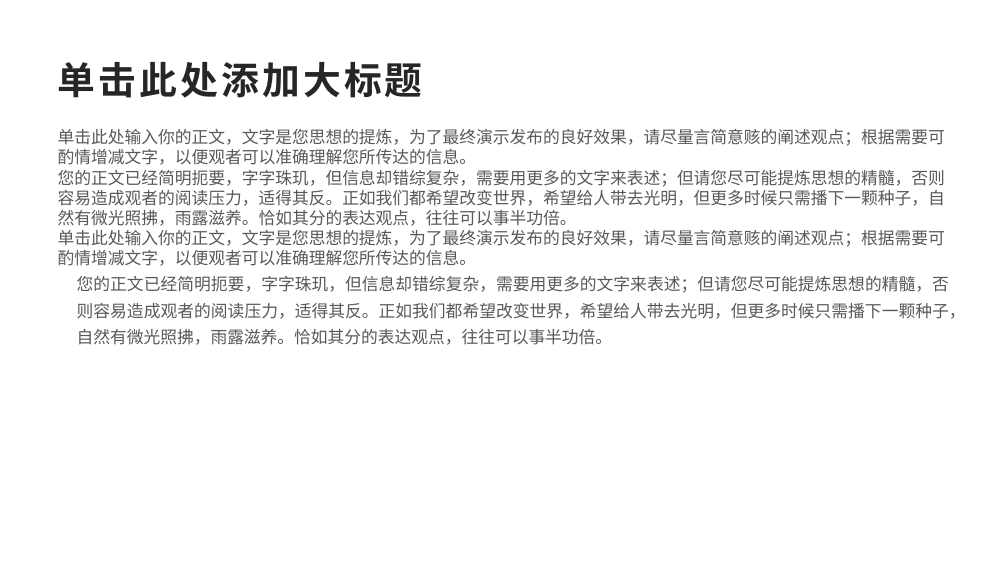
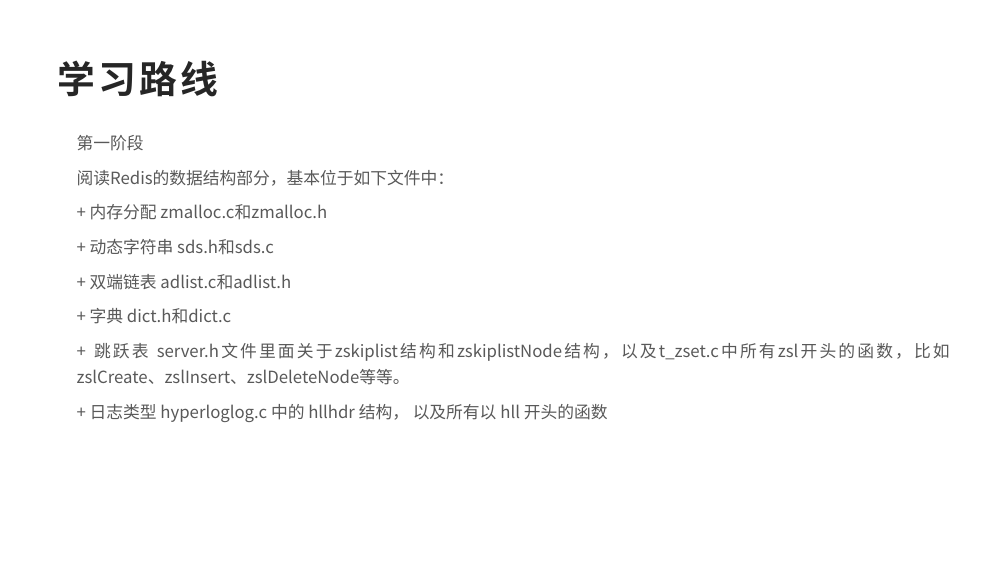
Before and after one commit to dylan7168/springcloud, a slide deck: slide 3 of document/SpringCloud融会贯通/07-Redis源码解析.pptx. Drawn at 1008x567 pixels with LibreOffice and Linux fonts; fonts in the diff are those of the drawing. Boxes give left, top, right and bottom in pixels: in the first picture for what was removed or moved away, otherwise in the second. Text is boxed around its words. In the diff, an @@ line names an element or a change of style, - is before the commit and + after.

```diff
--- a/document/SpringCloud融会贯通/07-Redis源码解析.pptx
+++ b/document/SpringCloud融会贯通/07-Redis源码解析.pptx
@@ text at (58,60,218,97): text changed @@
-单击此处添加大标题
+学习路线
@@ text at (77,135,950,422): text changed @@
-单击此处输入你的正文，文字是您思想的提炼，为了最终演示发布的良好效果，请尽量言简意赅的阐述观点；根据需要可酌情增减文字，以便观者可以准确理解您所传达的信息。 您的正文已经简明扼要，字字珠玑，但信息却错综复杂，需要用更多的文字来表述；但请您尽可能提炼思想的精髓，否则容易造成观者的阅读压力，适得其反。正如我们都希望改变世界，希望给人带去光明，但更多时候只需播下一颗种子，自然有微光照拂，雨露滋养。恰如其分的表达观点，往往可以事半功倍。 单击此处输入你的正文，文字是您思想的提炼，为了最终演示发布的良好效果，请尽量言简意赅的阐述观点；根据需要可酌情增减文字，以便观者可以准确理解您所传达的信息。 您的正文已经简明扼要，字字珠玑，但信息却错综复杂，需要用更多的文字来表述；但请您尽可能提炼思想的精髓，否则容易造成观者的阅读压力，适得其反。正如我们都希望改变世界，希望给人带去光明，但更多时候只需播下一颗种子，自然有微光照拂，雨露滋养。恰如其分的表达观点，往往可以事半功倍。
+第一阶段
+阅读Redis的数据结构部分，基本位于如下文件中：
++ 内存分配 zmalloc.c和zmalloc.h
++ 动态字符串 sds.h和sds.c
++ 双端链表 adlist.c和adlist.h
++ 字典 dict.h和dict.c
++ 跳跃表 server.h文件里面关于zskiplist结构和zskiplistNode结构，以及t_zset.c中所有zsl开头的函数，比如 zslCreate、zslInsert、zslDeleteNode等等。
++ 日志类型 hyperloglog.c 中的 hllhdr 结构， 以及所有以 hll 开头的函数
```
Also in this commit, not shown: 2 other slides changed, 7 slides added, 2 slides removed, 5 other files.
